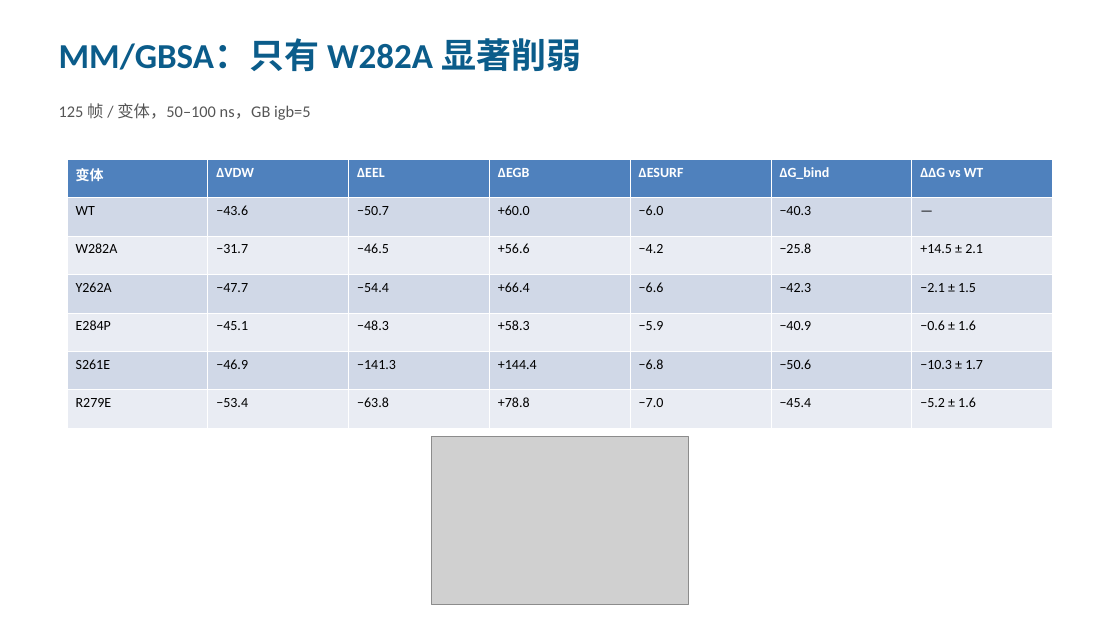
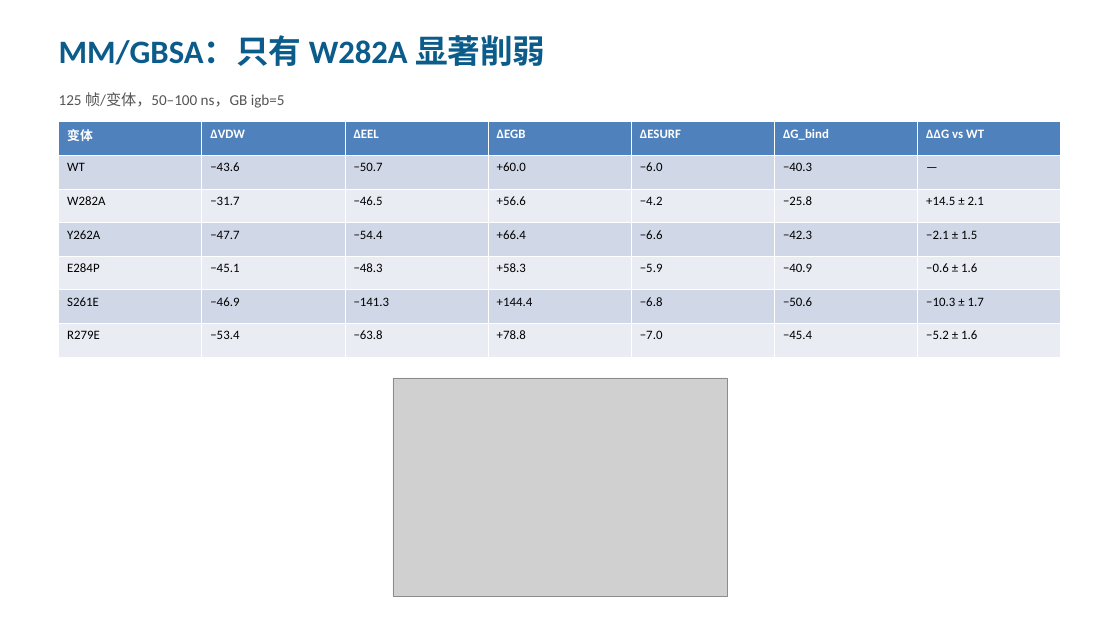
Before and after one commit to wangran-bio-ai/StructurePrep-Toolkit, a slide deck: slide 5 of results/MD_results_summary.pptx. Drawn at 1120x630 pixels with LibreOffice and Linux fonts; fonts in the diff are those of the drawing; grey boxes stand for pictures. Boxes give left, top, right and bottom in pixels: in the first picture for what was removed or moved away, otherwise in the second. Text is boxed around its words. In the diff, an @@ line names an element or a change of style, - is before the commit and + after.

```diff
--- a/results/MD_results_summary.pptx
+++ b/results/MD_results_summary.pptx
@@ text "MM/GBSA：只有 W282A 显著削弱" at (59, 35, 546, 66): size 30 to 28 pt @@
@@ text at (59, 92, 285, 108): text changed; size 14 to 13 pt @@
-125 帧 / 变体，50–100 ns，GB igb=5
+125 帧/变体，50–100 ns，GB igb=5
@@ table at (59, 122, 1059, 357) @@
@@ size 12 to 11 pt @@
@@ table: place and size @@
-table at (67, 160, 1055, 429)
+table at (59, 122, 1059, 357)
@@ picture: place and size @@
-picture at (432, 437, 689, 605)
+picture at (393, 378, 728, 597)
```
Also in this commit, not shown: 7 other slides changed, 1 slide added.
